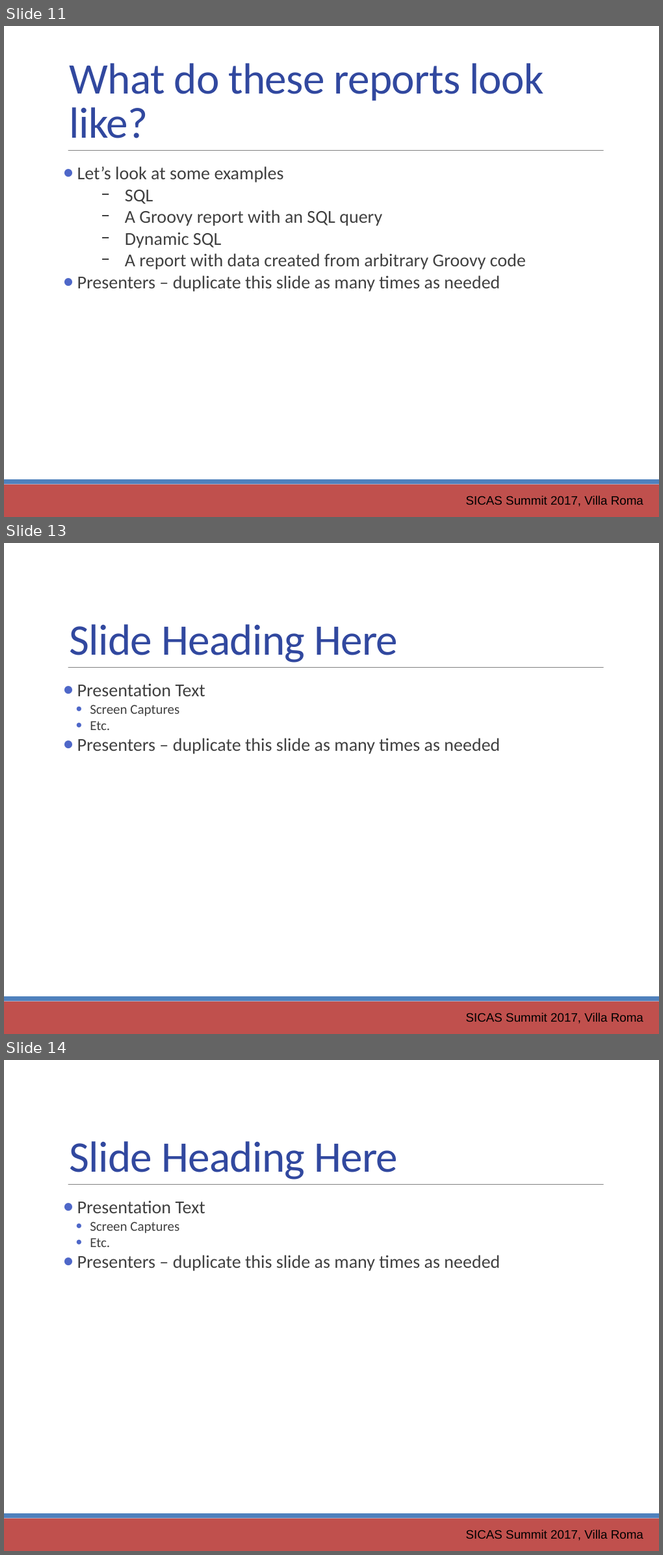
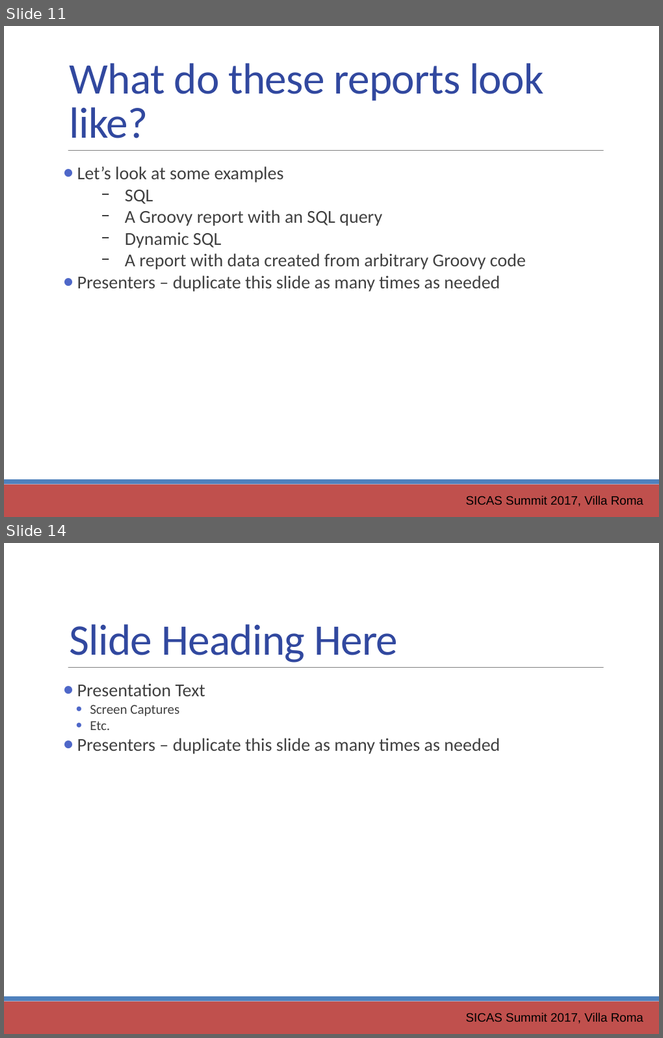
Before and after one commit to ewcole/simple_report, a slide deck: docs/SICAS_2017/Cole_Drop-In Reporting with Groovy.pptx. Shown one above the other, each under a label of ours: slides 11, 13 and 14 before the commit, slides 11 and 14 after it; the slides between them are not shown. The pictures are 663x1555 and 663x1038 pixels, drawn with LibreOffice and Linux fonts; fonts in the diff are those of the drawing. Boxes give left, top, right and bottom in pixels: in the first picture for what was removed or moved away, otherwise in the second. Text is boxed around its words. In the diff, an @@ line names an element or a change of style, - is before the commit and + after.

```diff
--- a/docs/SICAS_2017/Cole_Drop-In Reporting with Groovy.pptx
+++ b/docs/SICAS_2017/Cole_Drop-In Reporting with Groovy.pptx
@@ slide 13 removed at (4,543,659,1034), background #FFFFFF; not listed: 3 template elements that a slide beside it also shows @@
@@ text removed at (70,624,398,663) @@
-Slide Heading Here
@@ text removed at (77,683,500,754) @@
-● Presentation Text
-      ● Screen Captures
-      ● Etc.
-● Presenters – duplicate this slide as many times as needed
@@ text removed at (466,1013,644,1024) @@
-SICAS Summit 2017, Villa Roma
```
Also in this commit, not shown: 1 slide changed, 1 slide added.
